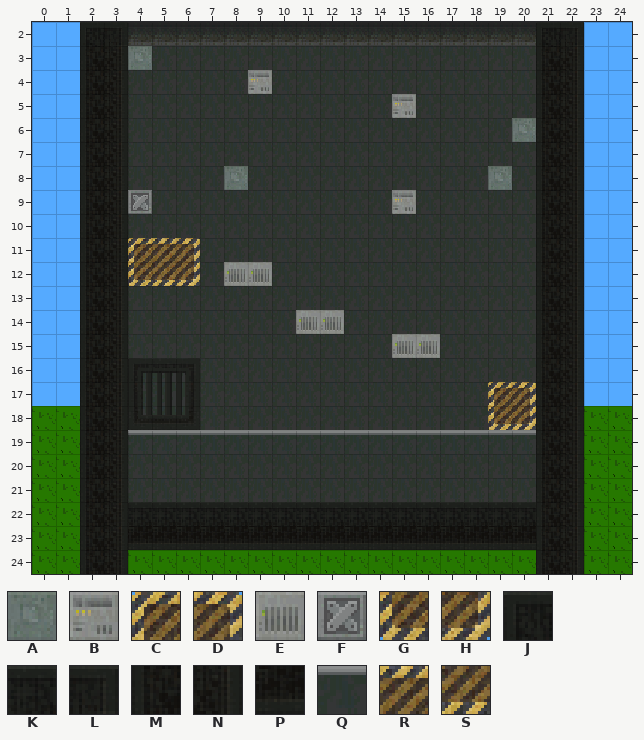
An edit to a level. Tiled map (JSON), data/tilemaps/level.json. This is how it looked before the edit.
Cells are 16x16 px. Shown: x 0..24, y 2..24.
Key: from "tiles": A 68, B 142, C 145, D 146, E 177, F 178, G 180, H 181, J 201, K 202, L 203, M 236, N 238, P 272, Q 290, R 299, S 369.
_ is an empty cell.
Layers that did not change in this view are not listed.
Layer "CollideWorld" before, first column x 0:
 2 __JL_________________JL__
 3 __MNA________________MN__
 4 __MN_____B___________MN__
 5 __MN___________B_____MN__
 6 __MN________________AMN__
 7 __MN_________________MN__
 8 __MN____A__________A_MN__
 9 __MNF__________B_____MN__
10 __MN_________________MN__
11 __MNCRD______________MN__
12 __MNGSH_EE___________MN__
13 __MN_________________MN__
14 __MN_______EE________MN__
15 __MN___________EE____MN__
16 __MN_________________MN__
17 __MN_______________CDMN__
18 __MN_______________GHMN__
19 __MNQQQQQQQQQQQQQQQQQMN__
20 __MN_________________MN__
21 __MN_________________MN__
22 __MNKKKKKKKKKKKKKKKKKMN__
23 __MNPPPPPPPPPPPPPPPPPMN__
24 __MN_________________MN__
After:
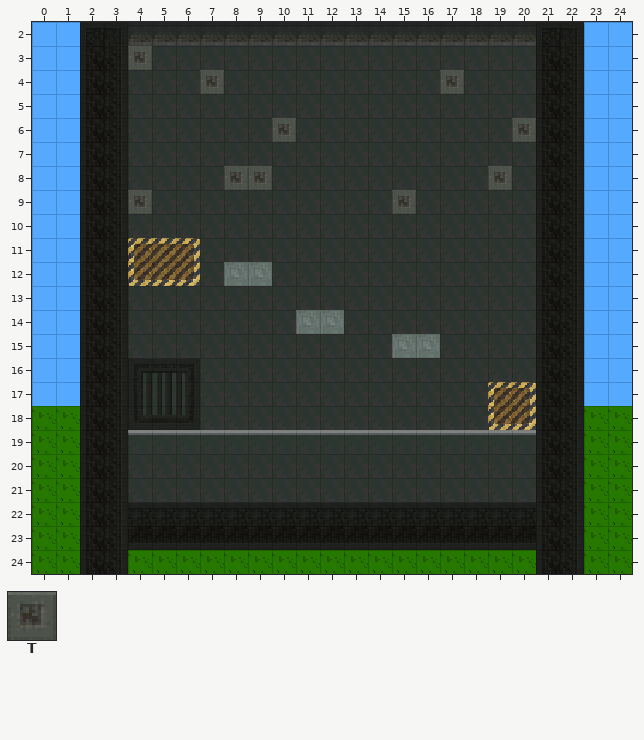
Further tiles: from "tiles": T 64.
See-through tiles are keyed as they look on the map.
The exact change:
Layer "CollideWorld":
The edit turns tile E into tile A in row 12 at x 8 to 9; in row 14 at x 11 to 12; in row 15 at x 15 to 16.
The edit turns tile A into tile T in row 3 at x 4; in row 6 at x 20; in row 8 at x 8 and 19.
The edit turns tile B into tile T in row 9 at x 15.
The edit turns tile F into tile T in row 9 at x 4.
There is now tile T in row 4 at x 7 and 17; in row 6 at x 10; in row 8 at x 9.
Tile B is gone in row 4 at x 9; in row 5 at x 15.
